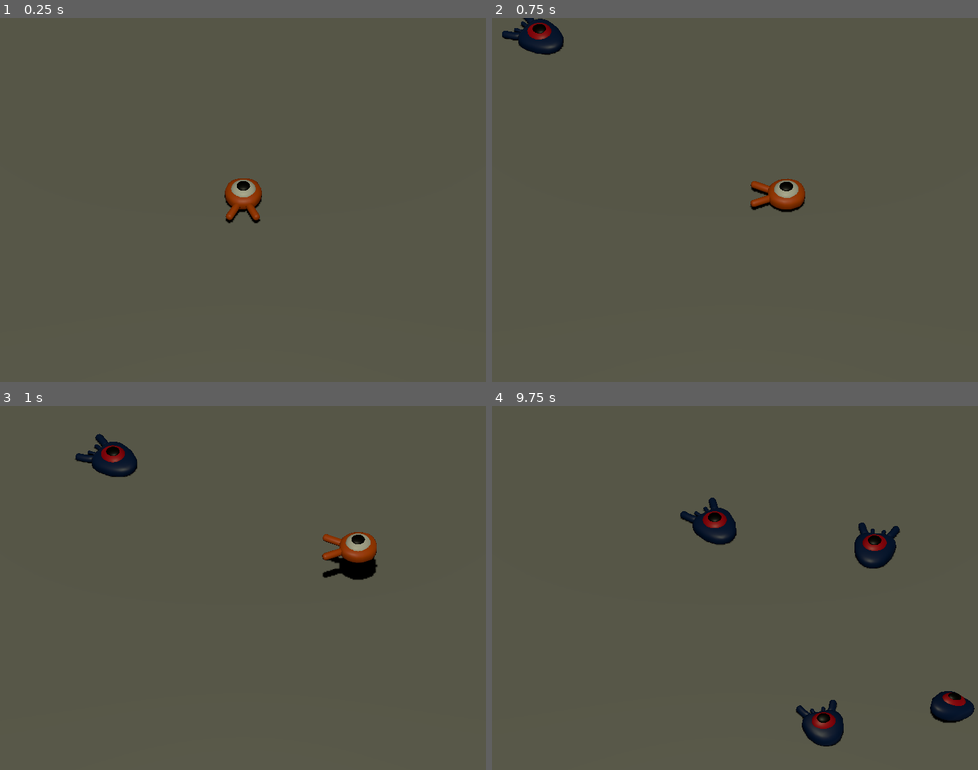
Above: before the commit, frames 1-4 (two rows, left to right).
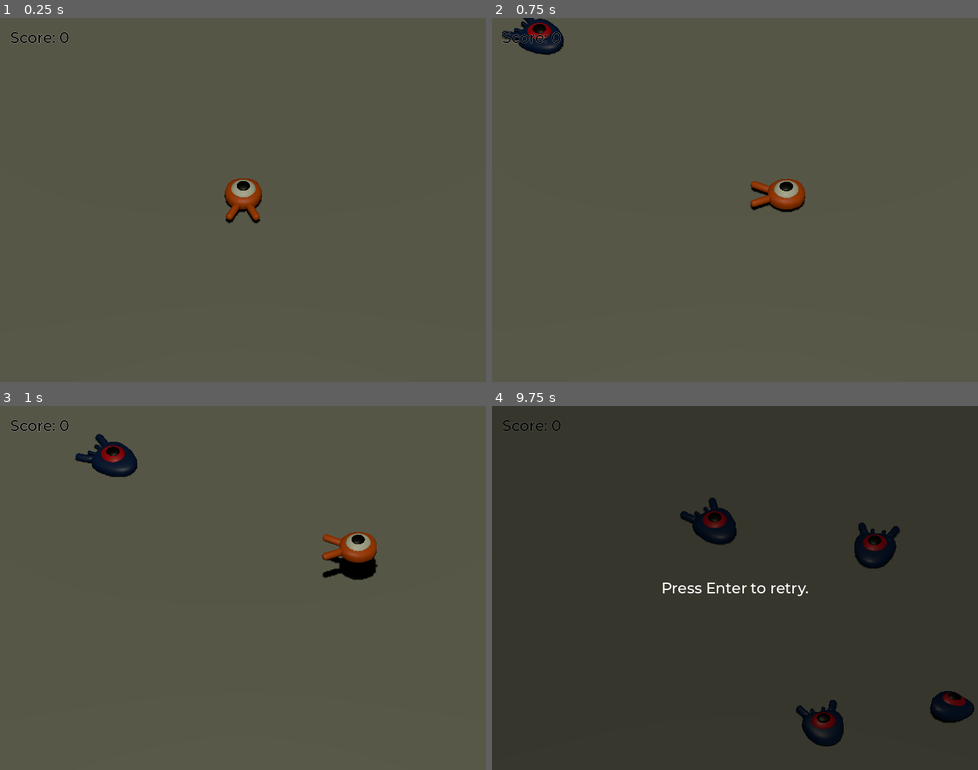
Above: after the commit, the same moments.

Repository: plinio-jrm/Godot-Trainning-first-3D-game
Game: Godot game, scene res://scenes/main.tscn
The game is run twice, just before and just after one commit, with the same random seed, the same clock (stepped at 60 frames per second) and the same inputs. The project has no main scene, so this scene is started directly.
Inputs:
- Up to frame 1 (0.25 s): no input
- Up to frame 2 (0.75 s): tap Enter (ui_accept) at 0.5 s; hold Right (move_right) from 0.53 s (still down); hold Enter (ui_accept) from 0.53 s (still down)
- Up to frame 3 (1 s): keep holding Right (move_right); keep holding Enter (ui_accept); tap Space (jump) at 0.77 s
- Up to frame 4 (9.75 s): release Right (move_right) at 1.28 s; release Enter (ui_accept) at 1.28 s; hold Down (move_back) 1.28-2.03 s; tap Enter (ui_accept) every 1.5 s from 1.35 to 8.85 s; tap Space (jump) at 1.52, 3.02, 3.77, 4.52, 6.02, 6.77, 7.52, 9.02 s; hold Right (move_right) 2.03-2.78 s; hold Enter (ui_accept) 2.03-2.78 s; hold Up (move_forward) 2.78-3.53 s; hold Enter (ui_accept) 3.53-4.28 s; hold Left (move_left) 3.53-5.03 s; hold Down (move_back) 5.03-5.78 s; hold Enter (ui_accept) 5.03-5.78 s; hold Right (move_right) 5.78-6.53 s; hold Up (move_forward) 6.53-7.28 s; hold Enter (ui_accept) 6.53-7.28 s; hold Right (move_right) 7.28-8.03 s; hold Down (move_back) 8.03-8.78 s; hold Enter (ui_accept) 8.03-8.78 s; hold Left (move_left) 8.78-9.53 s; hold Up (move_forward) from 9.53 s (still down); hold Enter (ui_accept) from 9.53 s (still down)

The runs differ from the first frame. In frame 1, 0.1% of the frame differs, in the area x 2-15%, y 3-8%; in frame 2, 0.2%; in frame 3, 0.1%; in frame 4, 97%, in the area x 0-100%, y 0-100%.

Commit message:
added 'retry' option when player dies

Diff:
--- a/scenes/main.tscn
+++ b/scenes/main.tscn
@@ -1,8 +1,10 @@
-[gd_scene load_steps=9 format=3 uid="uid://d1otc132rpaus"]
+[gd_scene load_steps=12 format=3 uid="uid://d1otc132rpaus"]
 
 [ext_resource type="Script" path="res://scripts/main.gd" id="1_234uc"]
 [ext_resource type="PackedScene" uid="uid://dtxlj6tv6omhh" path="res://scenes/player.tscn" id="1_fmj6v"]
 [ext_resource type="PackedScene" uid="uid://dy2lx24xag7wu" path="res://scenes/mob.tscn" id="2_kcfk6"]
+[ext_resource type="FontFile" uid="uid://caelpmssk2qsi" path="res://fonts/Montserrat-Medium.ttf" id="4_lml3q"]
+[ext_resource type="Script" path="res://scripts/ScoreLabel.gd" id="5_8m82s"]
 
 [sub_resource type="BoxShape3D" id="BoxShape3D_bgpcx"]
 size = Vector3(60, 2, 60)
@@ -22,6 +24,10 @@
 "tilts": PackedFloat32Array(0, 0, 0, 0, 0)
 }
 point_count = 5
+
+[sub_resource type="Theme" id="Theme_lsdft"]
+default_font = ExtResource("4_lml3q")
+default_font_size = 22
 
 [node name="Main" type="Node"]
 script = ExtResource("1_234uc")
@@ -84,5 +90,50 @@
 wait_time = 0.5
 autostart = true
 
+[node name="UserInterface" type="Control" parent="."]
+layout_mode = 3
+anchors_preset = 15
+anchor_right = 1.0
+anchor_bottom = 1.0
+grow_horizontal = 2
+grow_vertical = 2
+theme = SubResource("Theme_lsdft")
+
+[node name="ScoreLabel" type="Label" parent="UserInterface"]
+layout_mode = 0
+offset_left = 15.0
+offset_top = 15.0
+offset_right = 76.0
+offset_bottom = 41.0
+theme_override_colors/font_color = Color(0, 0, 0, 1)
+theme_override_colors/font_outline_color = Color(1, 1, 1, 1)
+theme_override_constants/outline_size = 1
+text = "Score: 0"
+script = ExtResource("5_8m82s")
+
+[node name="Retry" type="ColorRect" parent="UserInterface"]
+layout_mode = 1
+anchors_preset = 15
+anchor_right = 1.0
+anchor_bottom = 1.0
+grow_horizontal = 2
+grow_vertical = 2
+color = Color(0, 0, 0, 0.380392)
+
+[node name="Label" type="Label" parent="UserInterface/Retry"]
+layout_mode = 1
+anchors_preset = 8
+anchor_left = 0.5
+anchor_top = 0.5
+anchor_right = 0.5
+anchor_bottom = 0.5
+offset_left = -20.0
+offset_top = -14.0
+offset_right = 20.0
+offset_bottom = 14.0
+grow_horizontal = 2
+grow_vertical = 2
+text = "Press Enter to retry."
+
 [connection signal="hit" from="Player" to="." method="_on_player_hit"]
 [connection signal="timeout" from="Timers/MobTimer" to="." method="_on_mob_timer_timeout"]
--- /dev/null
+++ b/scripts/ScoreLabel.gd
@@ -0,0 +1,7 @@
+extends Label
+
+var score = 0
+
+func _on_Mob_Squashed() -> void:
+	score += 1
+	text = "Score: %s" % score
--- a/scripts/main.gd
+++ b/scripts/main.gd
@@ -4,16 +4,23 @@
 
 func _ready():
 	randomize()
+	$UserInterface/Retry.hide()
+
+func _unhandled_input(event):
+	if event.is_action_pressed("ui_accept") and $UserInterface/Retry.visible:
+		get_tree().reload_current_scene()
 
 func _on_mob_timer_timeout():
-	var mob = mob_scene.instantiate()
+	var mob = mob_scene.instantiate() as Mob
 	var mob_spawn_location = $SpawnPath/SpawnLocation as PathFollow3D
 	mob_spawn_location.progress_ratio = randf()
 
 	var player_position = $Player.position
+	mob.squashed.connect($UserInterface/ScoreLabel._on_Mob_Squashed.bind())
 	mob.Initialize(mob_spawn_location.position, player_position)
 
 	add_child(mob)
 
 func _on_player_hit():
 	$Timers/MobTimer.stop()
+	$UserInterface/Retry.show()
--- a/scripts/mob.gd
+++ b/scripts/mob.gd
@@ -1,4 +1,6 @@
 extends CharacterBody3D
+
+class_name Mob
 
 signal squashed
 
